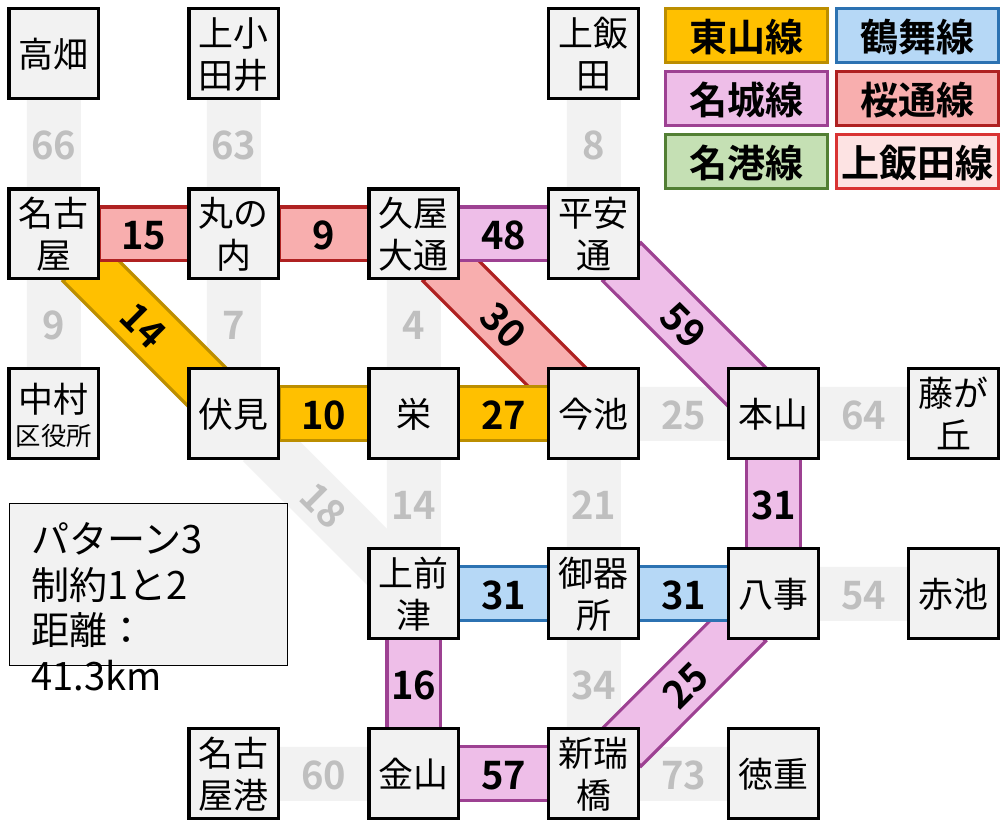
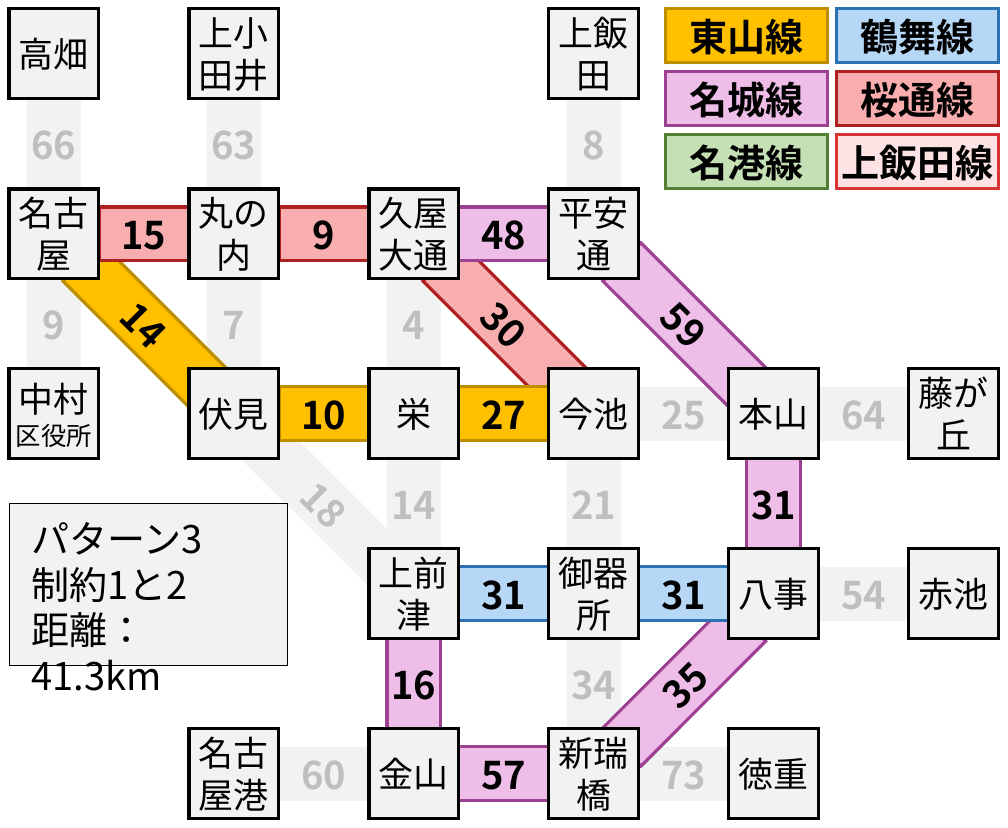
Before and after one commit to maraigue/nagoya-subway-longest-pass, a slide deck: slide 7 of nagoya-subway.pptx. Drawn at 1008x828 pixels with LibreOffice and Linux fonts; fonts in the diff are those of the drawing. Boxes give left, top, right and bottom in pixels: in the first picture for what was removed or moved away, otherwise in the second. Text is boxed around its words. In the diff, an @@ line names an element or a change of style, - is before the commit and + after.

```diff
--- a/nagoya-subway.pptx
+++ b/nagoya-subway.pptx
@@ text in rectangle at [635,683,706,711]: text changed @@
-25
+35
```
Also in this commit, not shown: 8 other slides changed, 9 other files.
